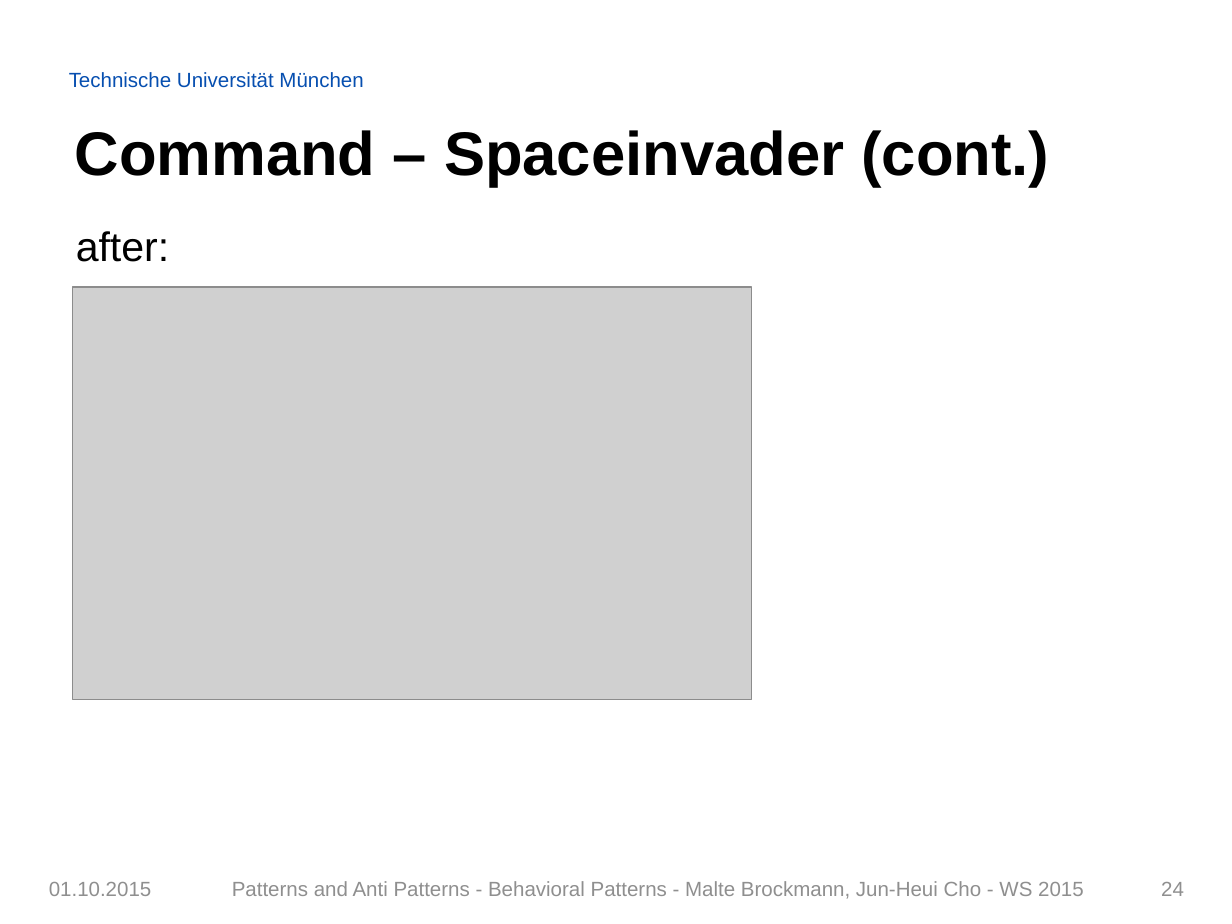
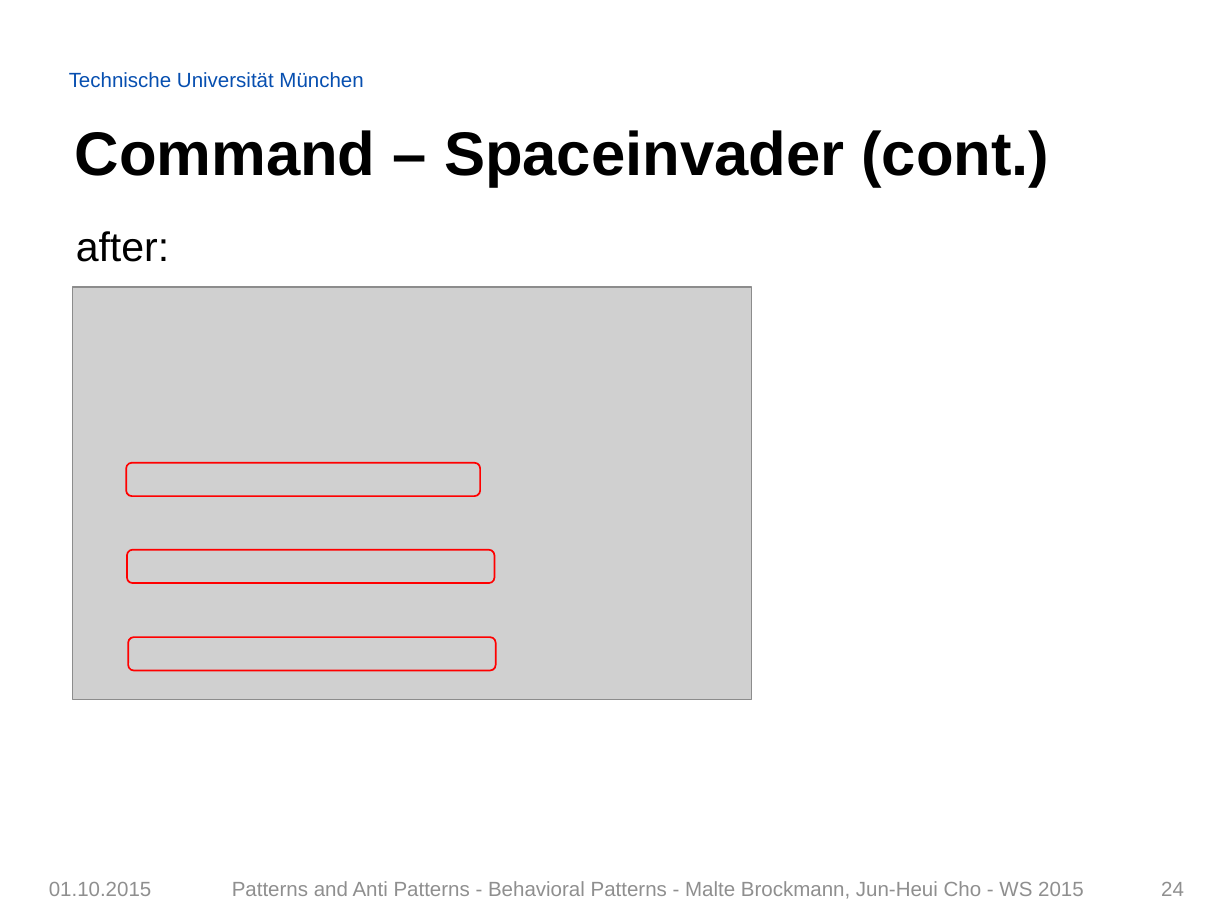
Before and after one commit to Painted6/Behavioral-design-patterns, a slide deck: slide 24 of Behavioral Patterns - JS Patterns and Anti Patterns.pptx. Drawn at 1232x924 pixels with LibreOffice and Linux fonts; fonts in the diff are those of the drawing; grey boxes stand for pictures; background and template pictures are left out. Boxes give left, top, right and bottom in pixels: in the first picture for what was removed or moved away, otherwise in the second. Text is boxed around its words. In the diff, an @@ line names an element or a change of style, - is before the commit and + after.

```diff
--- a/Behavioral Patterns - JS Patterns and Anti Patterns.pptx
+++ b/Behavioral Patterns - JS Patterns and Anti Patterns.pptx
@@ rounded rectangle added at (x1=126, y1=463, x2=479, y2=496), outline #FF0000 1 pt @@
@@ rounded rectangle added at (x1=127, y1=549, x2=494, y2=583), outline #FF0000 1 pt @@
@@ rounded rectangle added at (x1=128, y1=637, x2=495, y2=670), outline #FF0000 1 pt @@
```
Also in this commit, not shown: 3 other slides changed, 1 other file.
